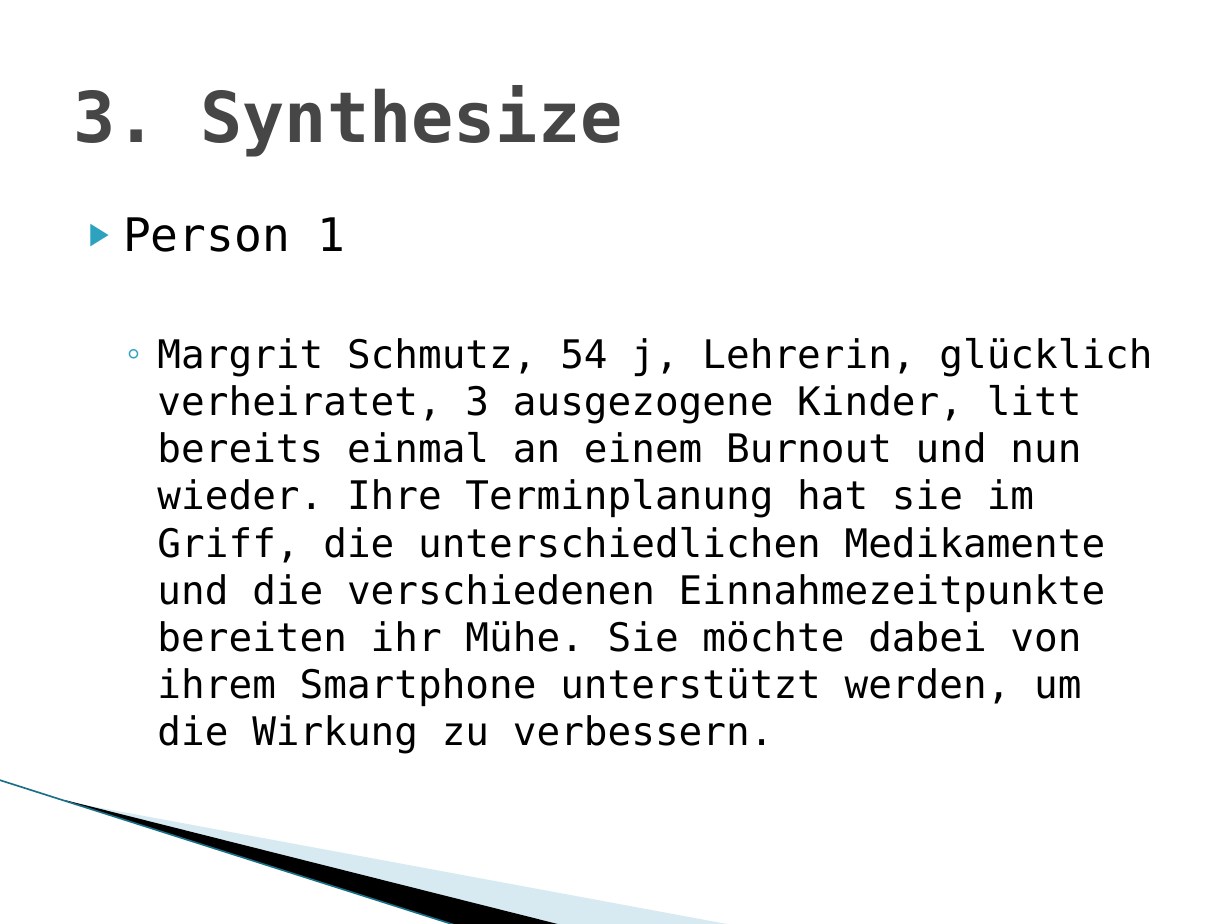
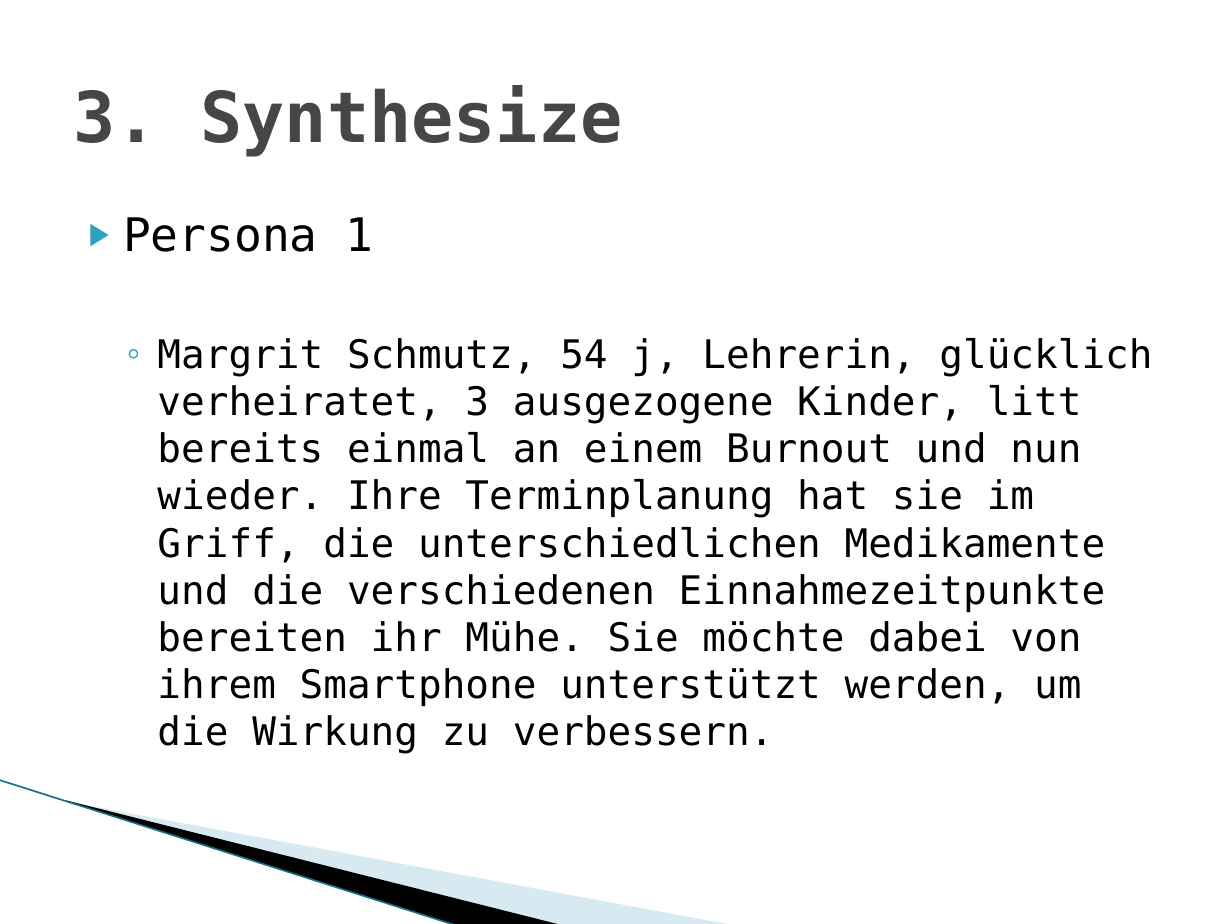
Before and after one commit to MarwinPhilips/ch.bfh.btx8081.w2015.schwarz, a slide deck: slide 6 of Documents/Task 3/Task 03 Design Thinking.pptx. Drawn at 1232x924 pixels with LibreOffice and Linux fonts; fonts in the diff are those of the drawing; background and template pictures are left out. Boxes give left, top, right and bottom in pixels: in the first picture for what was removed or moved away, otherwise in the second. Text is boxed around its words. In the diff, an @@ line names an element or a change of style, - is before the commit and + after.

```diff
--- a/Documents/Task 3/Task 03 Design Thinking.pptx
+++ b/Documents/Task 3/Task 03 Design Thinking.pptx
@@ text at (123,217,374,252): text changed @@
-▶ Person 1
+▶ Persona 1
```
Also in this commit, not shown: 9 other slides changed, 6 slides added, 1 slide removed, 16 other files.
